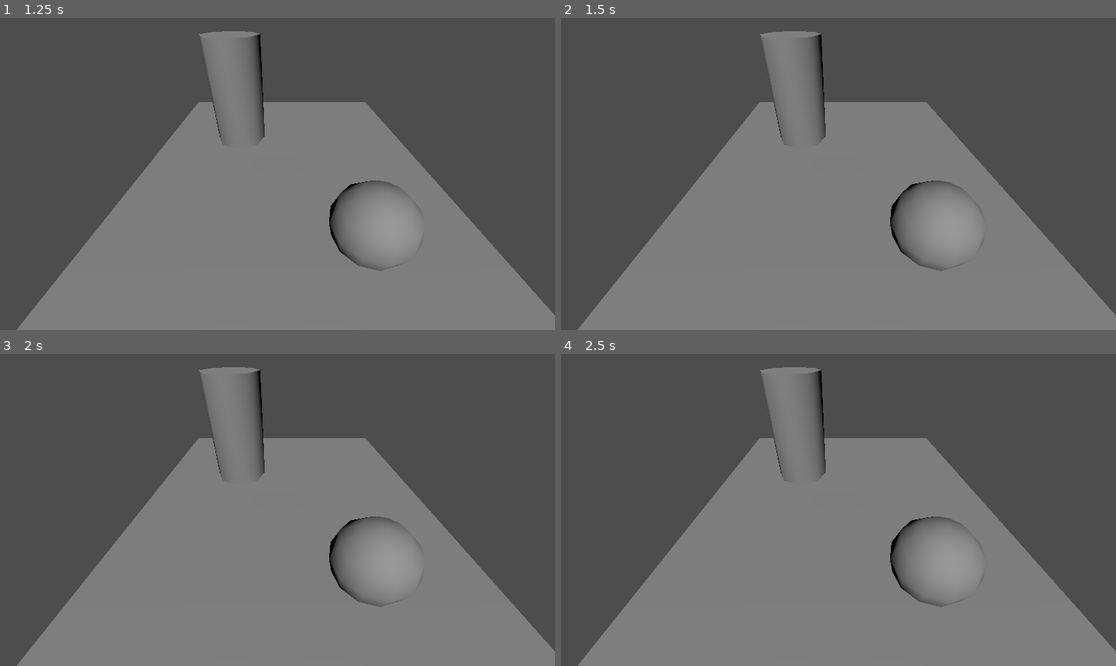
Above: before the commit, frames 1-4 (two rows, left to right).
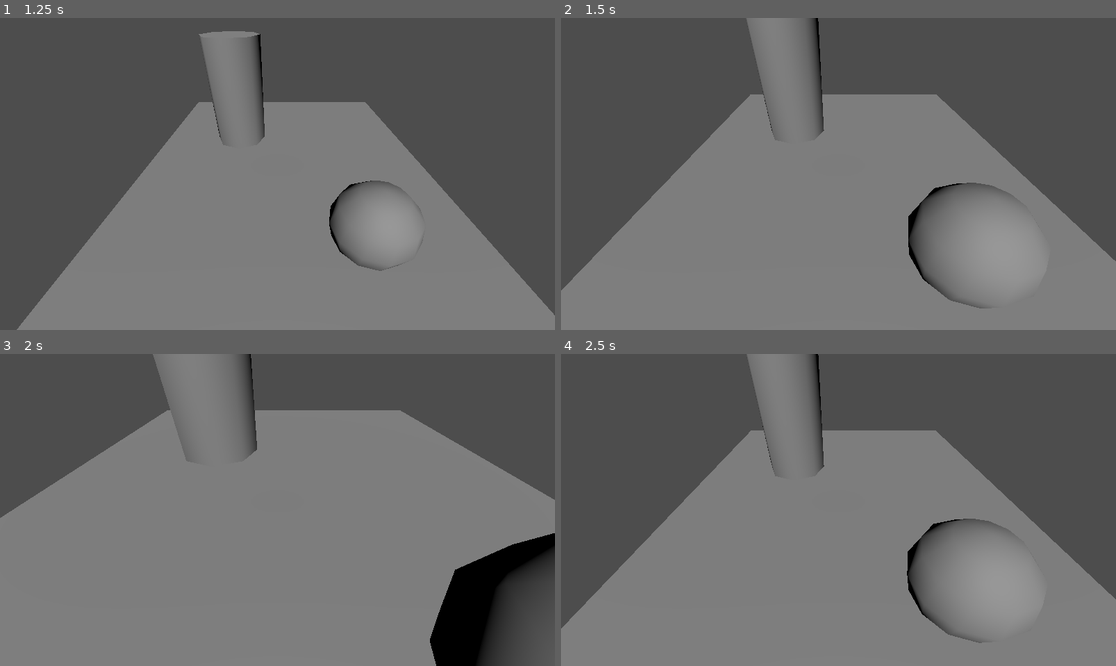
Above: after the commit, the same moments.

Repository: dtetruash/godot-wild-jam-85
Game: Godot game, scene res://Systems/camera/camera_test.tscn
Same seed, same stepped clock (60 frames per second), same inputs: the game is played once before the commit and once after it. This scene is started directly instead of the project's main scene.
Inputs (mouse positions are in pixels of both pictures, inside the frame that each line leads up to):
- Up to frame 1 (1.25 s): tap Enter at 0.5 s; move the mouse to (399, 158) at 0.52 s; tap Middle mouse button (camera_pan, bound only after the commi… at 0.6 s
- Up to frame 2 (1.5 s): tap Space at 1.25 s; move the mouse to (727, 189) at 1.27 s; tap Mouse wheel up (camera_zoom_in) at 1.35 s
- Up to frame 3 (2 s): tap Middle mouse button (camera_pan, bound only after the commi… at 1.55 s
- Up to frame 4 (2.5 s): move the mouse to (894, 441) at 2.02 s; tap Mouse wheel down (camera_zoom_out) at 2.1 s; tap Middle mouse button (camera_pan, bound only after the commi… at 2.3 s

Frame 1 is identical in both runs. In frame 2, 13% of the frame differs, in the area x 0-100%, y 0-100%; in frame 3, 32%; in frame 4, 12%.

Commit message:
Add panning and refactor exports

Diff:
--- a/Systems/camera/camera_system.gd
+++ b/Systems/camera/camera_system.gd
@@ -1,26 +1,32 @@
 # Camera system
 # This system has two modes: Overview and Focus
-# When in Overview mode, it has no rotation and can be paned with click and drag
-# and can be toggled between close, medium, and far zoom with the mouse wheel.
-# When in focus mode, it automatically locks into close zoom and begins to rotate
-# around the focus point.
 
 extends Node3D
 
 enum CameraMode {
+    ## Pan by clicking and dragging and zoomed between zoom stops.
     Overview,
+    ## Automatically lock into the smallest zoom stop and begin to rotate around the focus point.
     Focus,
 }
 
+## The behaviors mode of the camera
 @export var camera_mode : CameraMode = CameraMode.Overview
 
 @export_group("Zoom Properties", "zoom")
+## Distances from the focus point that the camera will stop at after each zoom input.
 @export var zoom_stops: Array[float] = [3.0, 5.0, 10.0]
+## The speed at which the camera will travel between zoom stops.
 @export var zoom_speed: float = 3.0
 
-@export_group("Input Actions")
+@export_group("Pan Properties", "pan")
+@export var pan_speed_coefficient := 0.01
+var _is_panning := false
+
+@export_group("Input Actions", "input_action")
 @export var input_action_zoom_in: String = "camera_zoom_in"
 @export var input_action_zoom_out: String = "camera_zoom_out"
+@export var input_action_pan: String = "camera_pan"
 
 @onready var camera_arm: SpringArm3D = $CameraPivot/CameraArm
 
@@ -42,18 +48,24 @@
     if event.is_action_pressed(input_action_zoom_out):
         _zoom_out()
 
+    if event.is_action_pressed(input_action_pan):
+        _is_panning = true
+    if event.is_action_released(input_action_pan):
+        _is_panning = false
+    if _is_panning && event is InputEventMouseMotion:
+        var pan_direction := -Vector3(event.relative.x, 0, event.relative.y)
+        position += pan_direction * pan_speed_coefficient * zoom_stops[current_zoom_stop_index]
+
+
+
 # Move the camera arm with easing
 func _move_camera_arm(delta: float):
     camera_arm.spring_length = lerp(camera_arm.spring_length, target_zoom_stop, delta * zoom_speed)
 
 func _zoom_in():
-    if current_zoom_stop_index == 0:
-        return
-    current_zoom_stop_index -= 1
+    current_zoom_stop_index = max(current_zoom_stop_index - 1, 0)
     target_zoom_stop = zoom_stops[current_zoom_stop_index]
 
 func _zoom_out():
-    if current_zoom_stop_index == zoom_stops.size() - 1:
-        return
-    current_zoom_stop_index += 1
+    current_zoom_stop_index = min(current_zoom_stop_index + 1, zoom_stops.size() - 1)
     target_zoom_stop = zoom_stops[current_zoom_stop_index]
--- a/project.godot
+++ b/project.godot
@@ -35,6 +35,12 @@
 "events": [Object(InputEventMouseButton,"resource_local_to_scene":false,"resource_name":"","device":-1,"window_id":0,"a …(253 unchanged characters)…
 ]
 }
+camera_pan={
+"deadzone": 0.2,
+"events": [Object(InputEventMouseButton,"resource_local_to_scene":false,"resource_name":"","device":-1,"window_id":0,"alt_pressed":false,"shift_pressed":false,"ctrl_pressed":false,"meta_pressed":false,"button_mask":4,"position":Vector2(394, 24),"global_position":Vector2(408, 94),"factor":1.0,"button_index":3,"canceled":false,"pressed":true,"double_click":false,"script":null)
+, Object(InputEventMouseButton,"resource_local_to_scene":false,"resource_name":"","device":-1,"window_id":0,"alt_pressed":false,"shift_pressed":false,"ctrl_pressed":false,"meta_pressed":false,"button_mask":0,"position":Vector2(0, 0),"global_position":Vector2(0, 0),"factor":1.0,"button_index":2,"canceled":false,"pressed":false,"double_click":false,"script":null)
+]
+}
 
 [physics]
 
